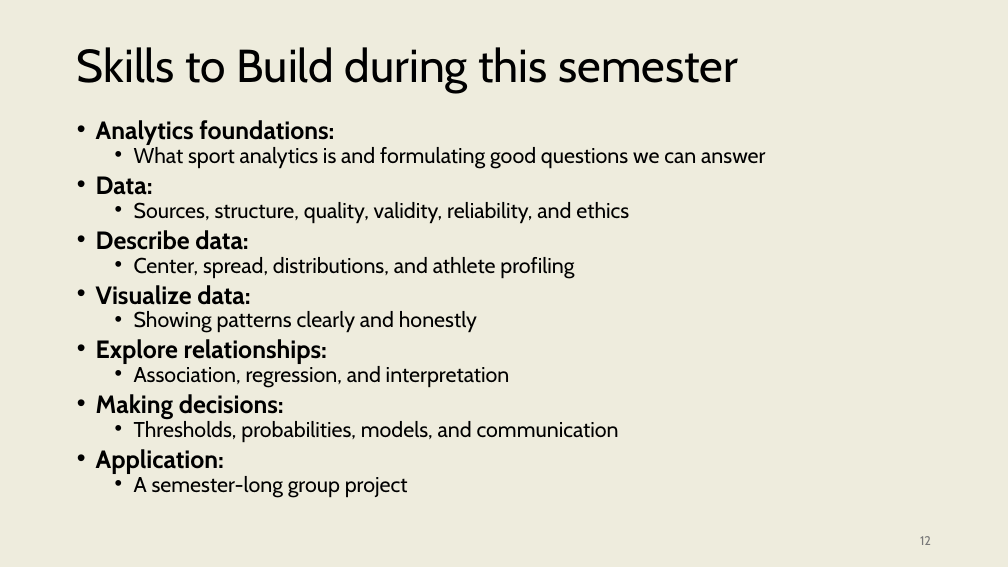
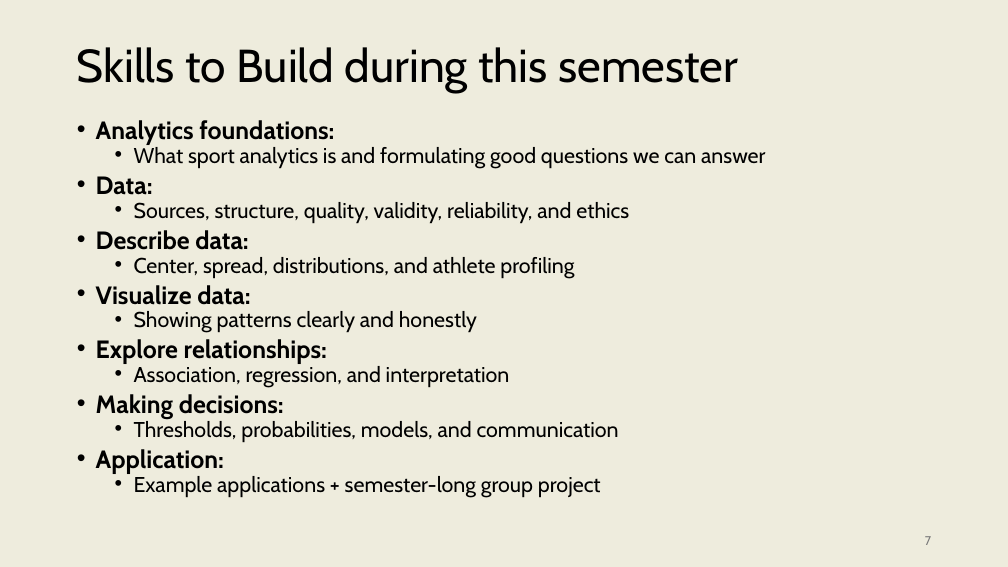
Before and after one commit to onishisaryu/HES-3000-Sports-Data-Analytics, a slide deck: slide 7 of pptx/Lecture0.pptx (slide 12 before the commit). Drawn at 1008x567 pixels with LibreOffice and Linux fonts; fonts in the diff are those of the drawing. Boxes give left, top, right and bottom in pixels: in the first picture for what was removed or moved away, otherwise in the second. Text is boxed around its words. In the diff, an @@ line names an element or a change of style, - is before the commit and + after.

```diff
--- a/pptx/Lecture0.pptx
+++ b/pptx/Lecture0.pptx
@@ text at box(134, 476, 601, 498): text changed @@
-  • A semester-long group project
+  • Example applications + semester-long group project
@@ page number at box(925, 536, 931, 545): text changed @@
-12
+7
```
Also in this commit, not shown: 8 other slides changed, 5 slides added, 4 slides removed.
